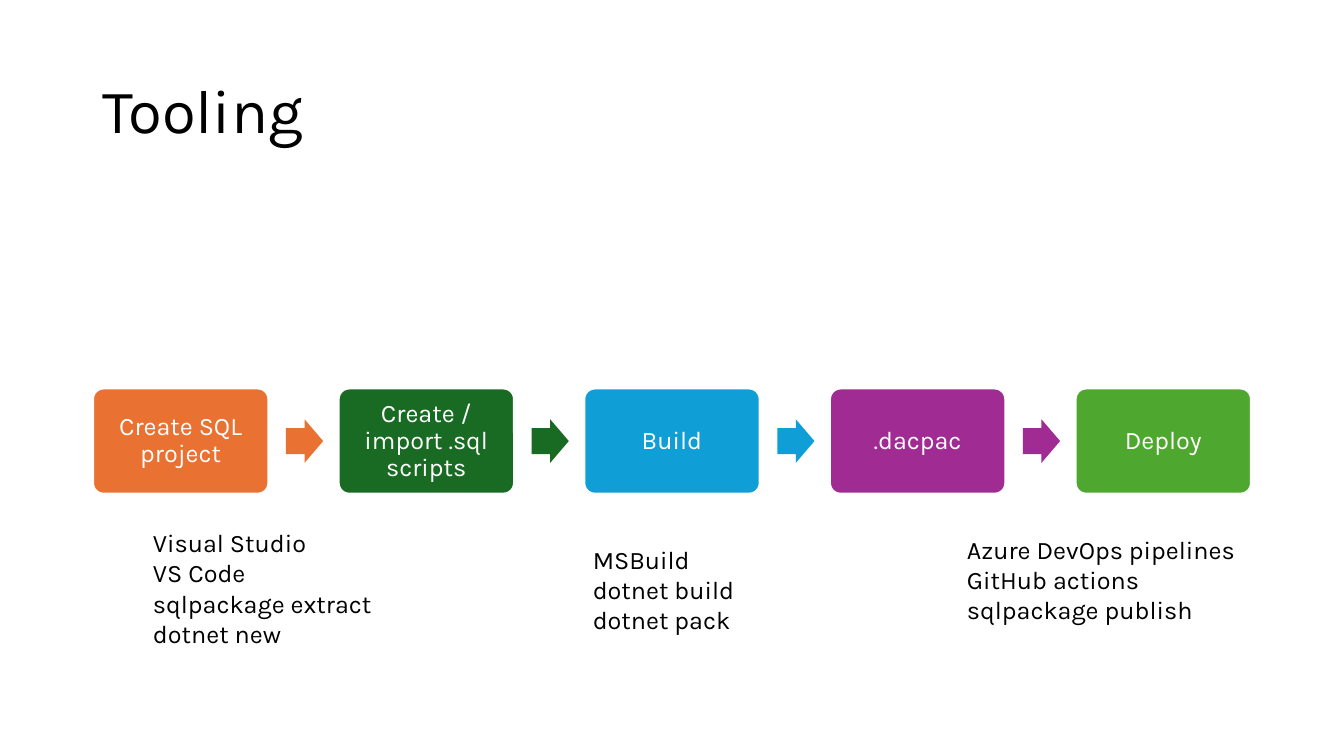
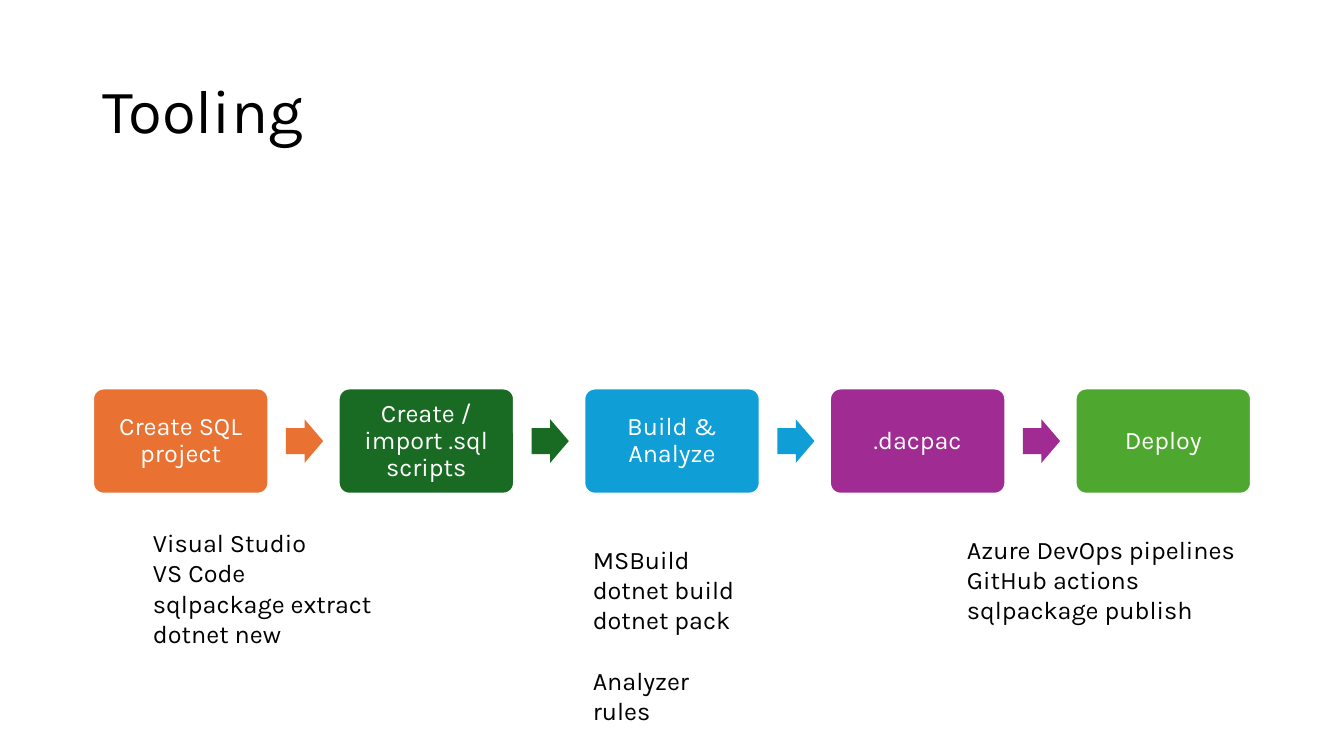
Before and after one commit to ErikEJ/TsqlAnalysis, a slide deck: slide 5 of T-SQL Code analysis.pptx (slide 11 before the commit). Drawn at 1344x756 pixels with LibreOffice and Linux fonts; fonts in the diff are those of the drawing. Boxes give left, top, right and bottom in pixels: in the first picture for what was removed or moved away, otherwise in the second. Text is boxed around its words. In the diff, an @@ line names an element or a change of style, - is before the commit and + after.

```diff
--- a/T-SQL Code analysis.pptx
+++ b/T-SQL Code analysis.pptx
@@ text at <box>627,417,715,468</box>: text changed @@
-Build
+Build &
+Analyze
@@ text at <box>593,611,730,721</box>: text changed @@
-dotnet pack
+dotnet pack
+Analyzer rules
```
Also in this commit, not shown: 4 other slides changed, 3 slides added, 1 slide removed, 3 other files.
